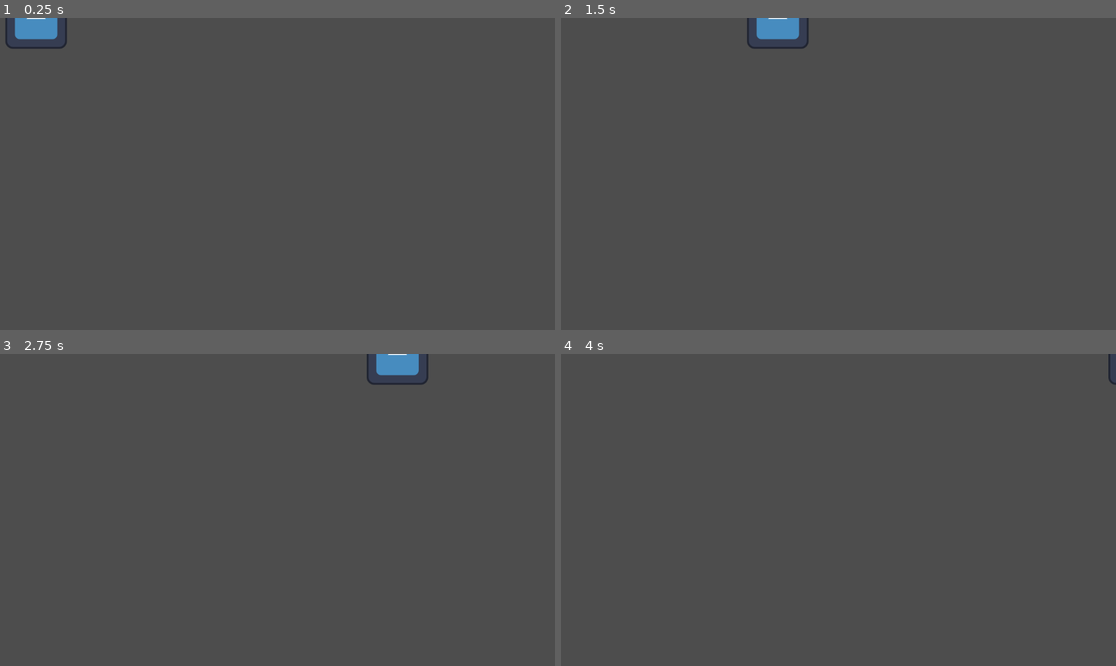
Above: before the commit, frames 1-4 (two rows, left to right).
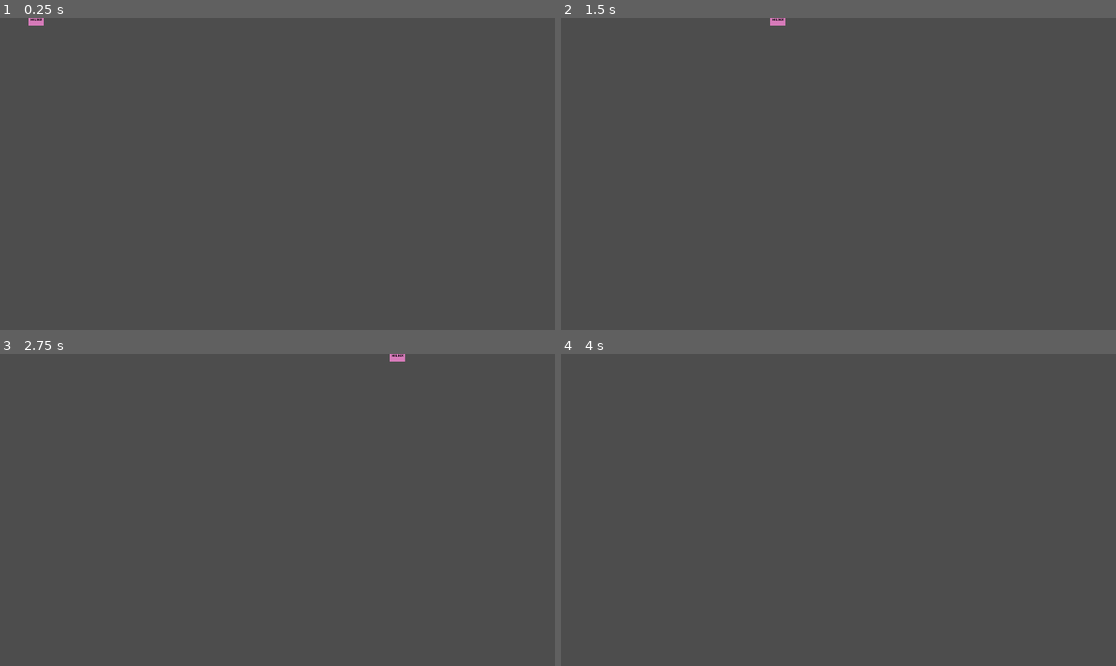
Above: after the commit, the same moments.

Repository: lehmius/typing-tides
Game: Godot game, scene res://scenes/player.tscn
Same seed, same stepped clock (60 frames per second), same inputs: the game is played once before the commit and once after it. This scene is started directly instead of the project's main scene. The engine's default icon, where the game draws it, is replaced by a stand-in: a white triangle on a blue panel in a dark square.
Inputs:
- Up to frame 1 (0.25 s): no input
- Up to frame 2 (1.5 s): no input
- Up to frame 3 (2.75 s): no input
- Up to frame 4 (4 s): no input

The runs differ from the first frame. In frame 1, 0.7% of the frame differs, in the area x 1-13%, y 0-10%; in frame 2, 0.7%; in frame 3, 0.7%; in frame 4, less than 0.1%.

Commit message:
Changed placeholder texture to the pixel art one

Diff:
--- a/scenes/player.tscn
+++ b/scenes/player.tscn
@@ -1,11 +1,15 @@
-[gd_scene load_steps=5 format=3 uid="uid://ekpaj51vji2f"]
+[gd_scene load_steps=6 format=3 uid="uid://ekpaj51vji2f"]
 
 [ext_resource type="Texture2D" uid="uid://bskobsdu7ymfk" path="res://icon.svg" id="1_3vyb7"]
 [ext_resource type="Script" uid="uid://bg6njs1p5cpvx" path="res://scripts/player.gd" id="1_g2els"]
+[ext_resource type="Texture2D" uid="uid://cuv6av8inkani" path="res://assets/placeholder.png" id="2_qhqgy"]
 
 [sub_resource type="SpriteFrames" id="SpriteFrames_g2els"]
 animations = [{
 "frames": [{
+"duration": 1.0,
+"texture": ExtResource("2_qhqgy")
+}, {
 "duration": 1.0,
 "texture": ExtResource("1_3vyb7")
 }],
@@ -15,7 +19,7 @@
 }]
 
 [sub_resource type="RectangleShape2D" id="RectangleShape2D_qhqgy"]
-size = Vector2(113, 114)
+size = Vector2(28.9398, 33.812)
 
 [node name="Player" type="CharacterBody2D"]
 texture_filter = 1
@@ -26,5 +30,6 @@
 frame_progress = 0.0815834
 
 [node name="CollisionShape2D" type="CollisionShape2D" parent="."]
-position = Vector2(0.5, 0)
+position = Vector2(5.36442e-07, -4.76837e-07)
+scale = Vector2(1.10574, 0.946409)
 shape = SubResource("RectangleShape2D_qhqgy")
